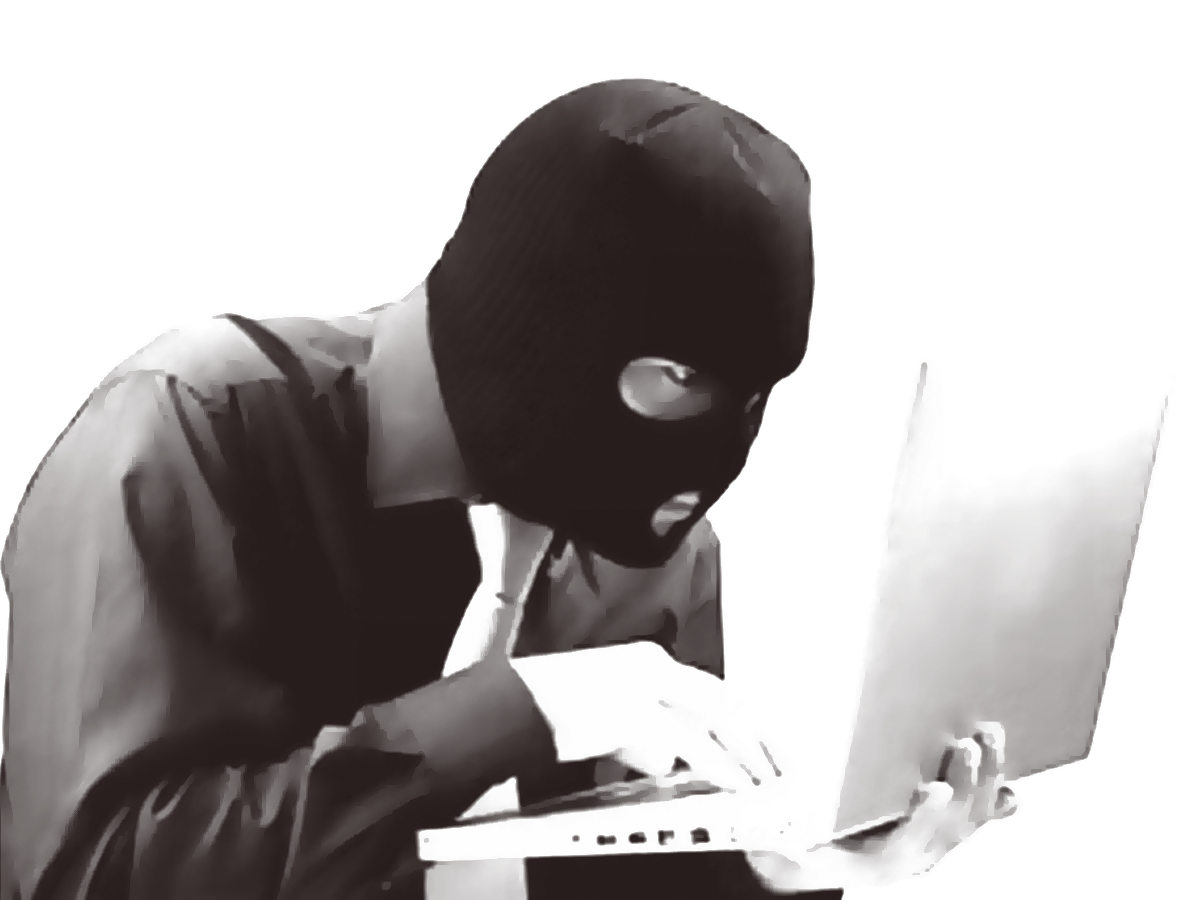
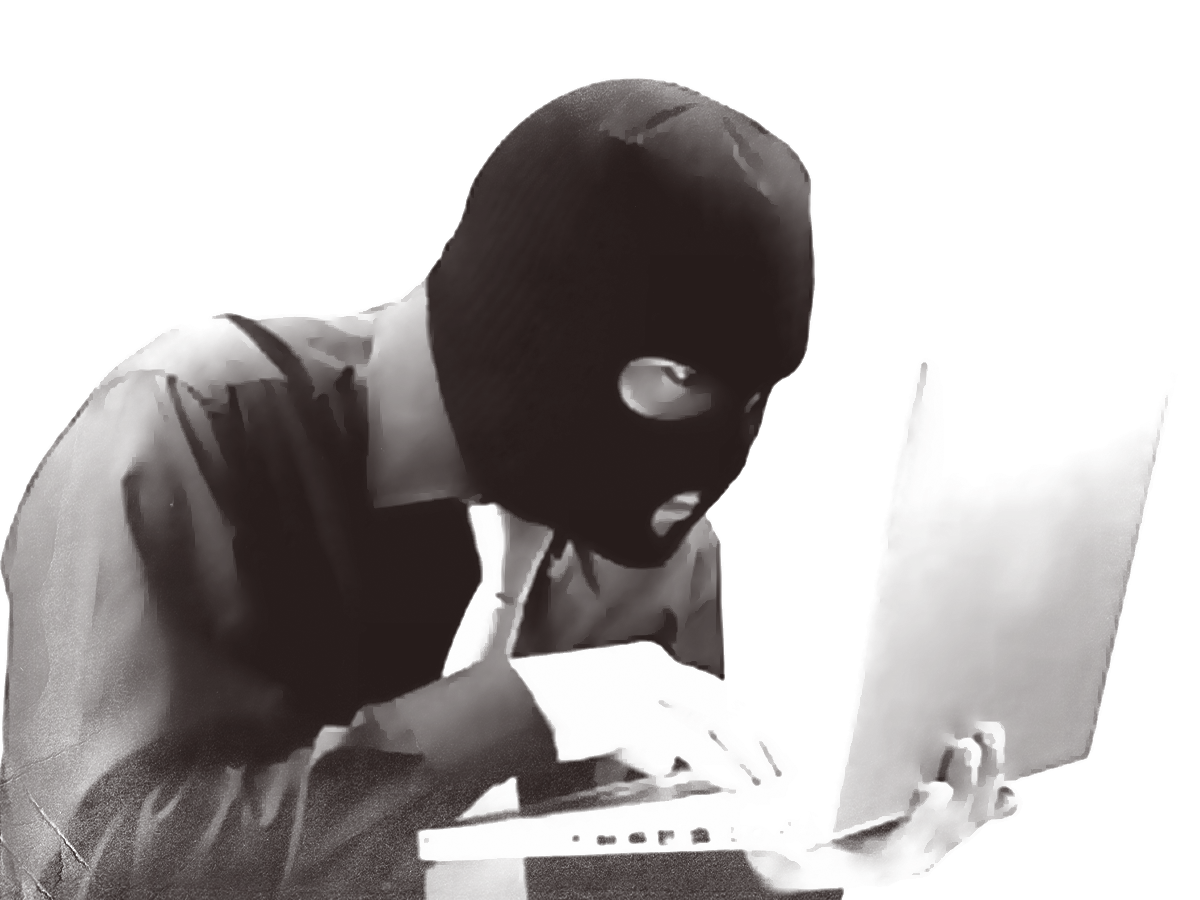
The second 1200 x 900 image is a revision of the first. Changes to its layers:
added group "Group 1" with 2 layers over [0, 78, 1168, 900]
moved "image_color" into group "Group 1" over [0, 78, 1168, 900]
moved "image_back" into group "Group 1" over [0, 78, 1168, 900]
